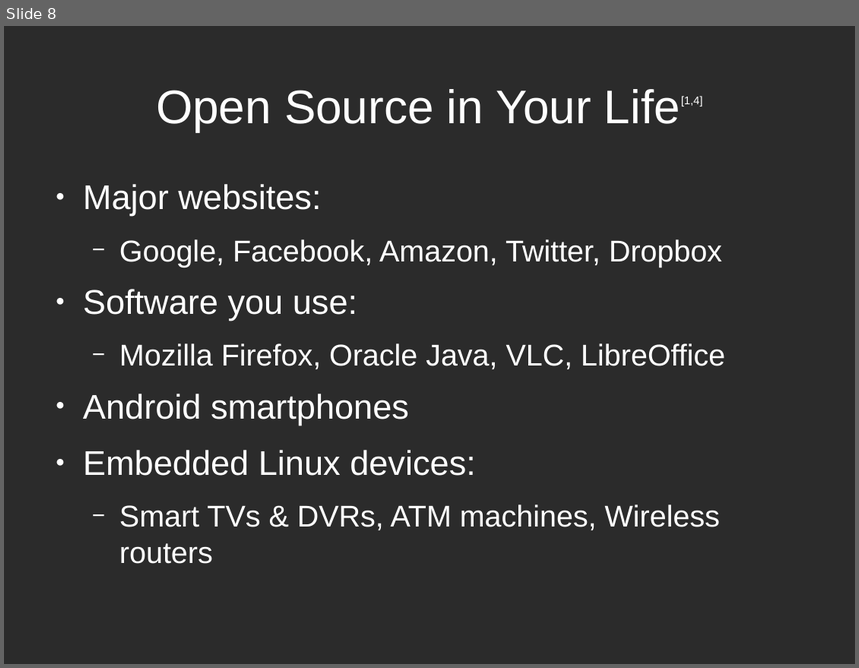
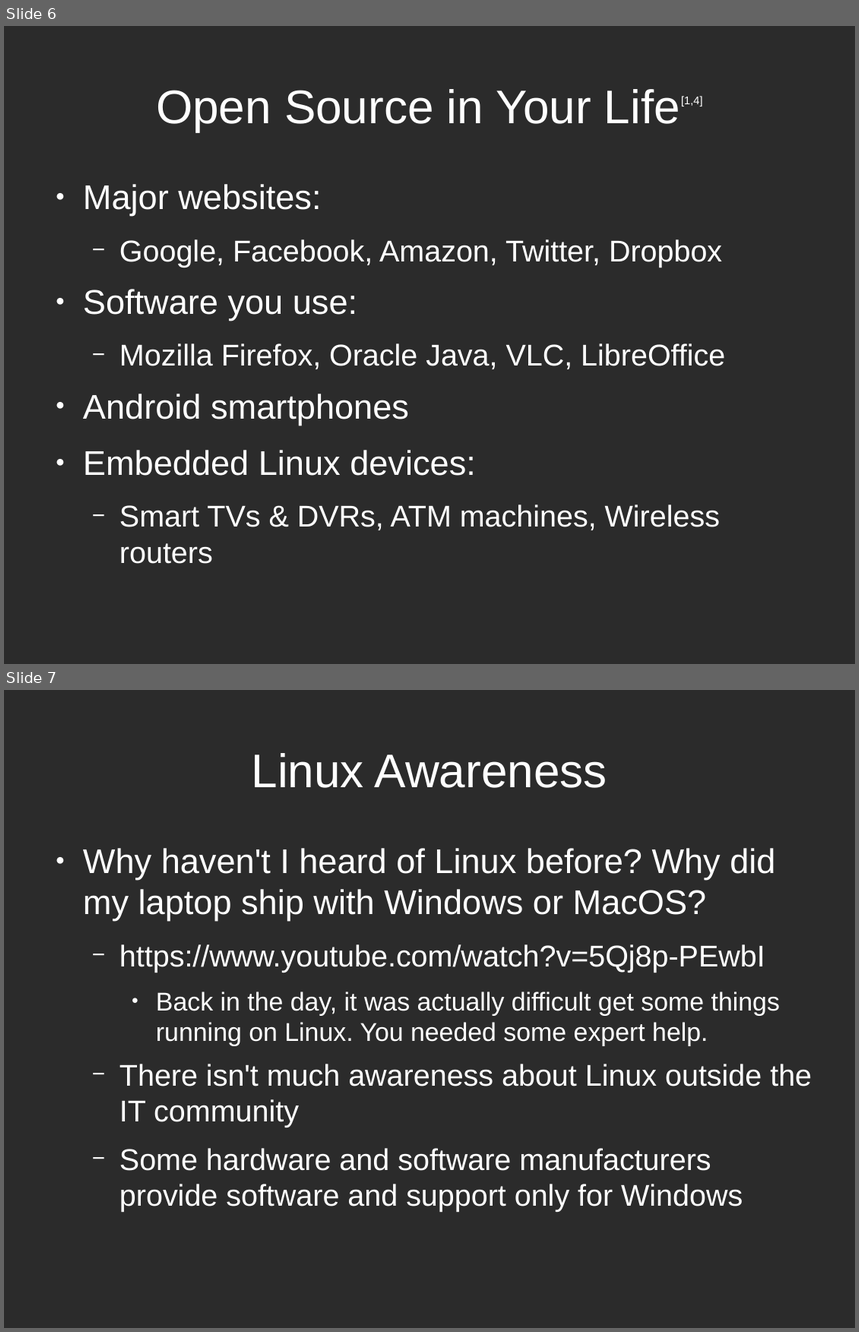
Before and after one commit to LUGatUTA/Presentations-Public, a slide deck: intro_linux_LUG/LUG_Intro_Linux.odp. Shown one above the other, each under a label of ours: slide 8 before the commit, slides 6 and 7 after it. The pictures are 859x668 and 859x1332 pixels, drawn with LibreOffice and Linux fonts; fonts in the diff are those of the drawing; background and template pictures are left out; a plain dark background stands for a picture behind light text. Boxes give left, top, right and bottom in pixels: in the first picture for what was removed or moved away, otherwise in the second. Text is boxed around its words. In the diff, an @@ line names an element or a change of style, - is before the commit and + after.

```diff
--- a/intro_linux_LUG/LUG_Intro_Linux.odp
+++ b/intro_linux_LUG/LUG_Intro_Linux.odp
@@ slide 7 added at box(4, 690, 855, 1328), background picture (left out) @@
@@ title added at box(252, 753, 607, 788), 44 pt, text #FFFFFF @@
+Linux Awareness
@@ text added at box(83, 848, 812, 1212), 28 pt, text #FFFFFF @@
+● Why haven't I heard of Linux before? Why did my laptop ship with Windows or MacOS?
+  − https://www.youtube.com/watch?v=5Qj8p-PEwbI
+    ● Back in the day, it was actually difficult get some things running on Linux. You needed some expert help.
+  − There isn't much awareness about Linux outside the IT community
+  − Some hardware and software manufacturers provide software and support only for Windows
@@ what was slide 8 is now slide 6 @@
```
Also in this commit, not shown: 7 slides changed, 1 other slide added, 1 slide removed, 1 other file.
